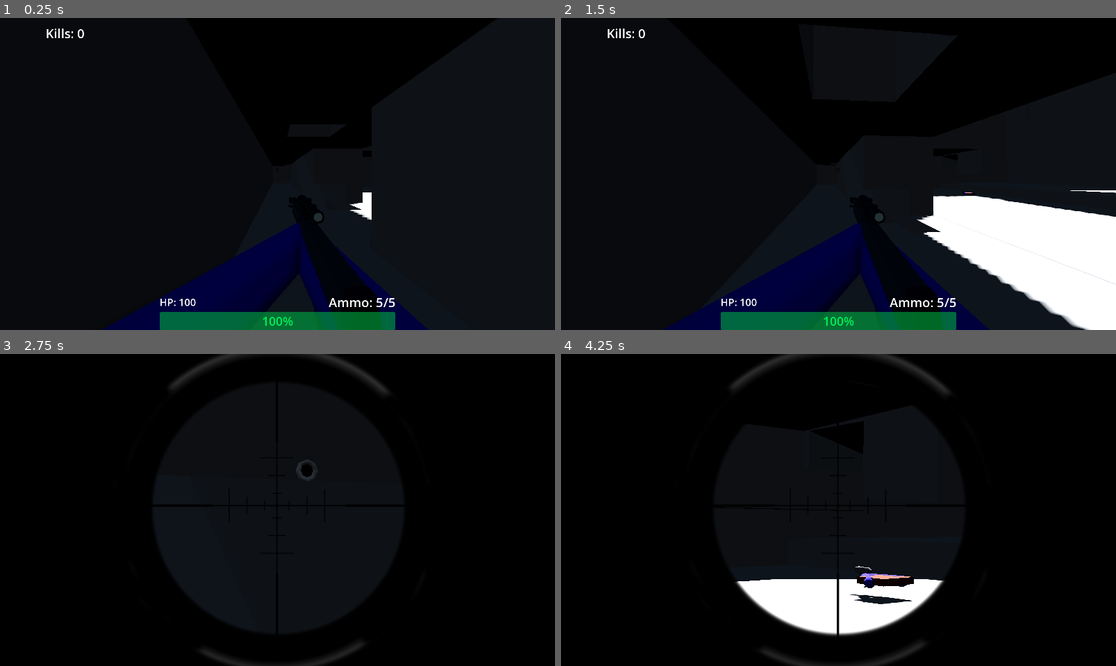
Above: before the commit, frames 1-4 (two rows, left to right).
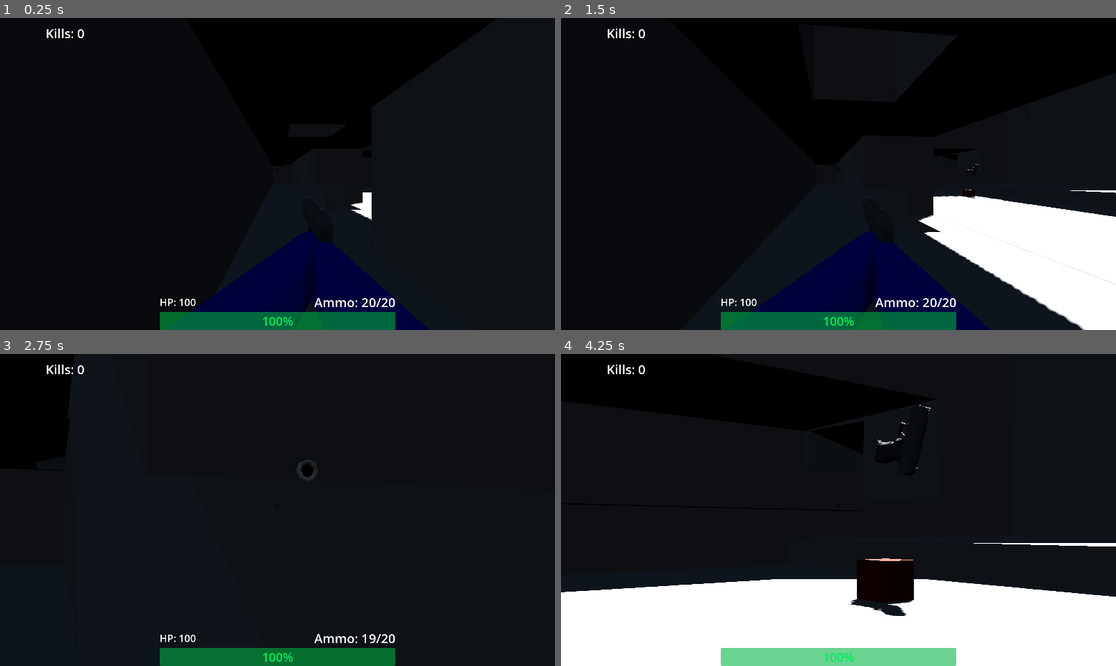
Above: after the commit, the same moments.

Repository: SaebyulH/multiplayer-game
Game: Godot game, scene res://game.tscn
The game is run twice, just before and just after one commit, with the same random seed, the same clock (stepped at 60 frames per second) and the same inputs. This scene is started directly instead of the project's main scene. A sky picture missing from this copy of the repository is replaced by a grey-blue gradient.
Inputs (mouse positions are in pixels of both pictures, inside the frame that each line leads up to):
- Up to frame 1 (0.25 s): no input
- Up to frame 2 (1.5 s): move the mouse to (866, 174) at 0.52 s; hold Right mouse button (ads) 0.53-1.28 s; hold W (forward) from 0.53 s (still down); tap Space (jump) at 0.77 s; move the mouse to (810, 174) at 1.27 s; right-click (810, 174) at 1.35 s
- Up to frame 3 (2.75 s): keep holding W (forward); tap Space (jump) at 1.52 s; move the mouse to (288, 503) at 2.02 s; press the mouse at (288, 503) at 2.03 s; right-click (288, 503) at 2.3 s
- Up to frame 4 (4.25 s): keep holding W (forward); move the mouse to (832, 516) at 2.77 s; release the mouse at (832, 516) at 2.78 s; tap Mouse wheel down (weapon_next) at 2.85 s; tap Space (jump) at 3.02, 3.77 s; right-click (832, 516) at 3.05 s; move the mouse to (877, 513) at 3.52 s; hold Mouse wheel up (weapon_prev) from 3.53 s (still down); right-click (877, 513) at 3.8 s; tap R (reload) at 4.15 s

The runs differ from the first frame. In frame 1, 5.1% of the frame differs, in the area x 18-78%, y 57-100%; in frame 2, 5.3%; in frame 3, 22%; in frame 4, 26%, in the area x 0-100%, y 0-100%.

Commit message:
fix crates

Diff:
--- a/Player.tscn
+++ b/Player.tscn
@@ -4,10 +4,8 @@
 [ext_resource type="AudioStream" uid="uid://lok0qio71yk6" path="res://Sniper_bazaarbargain_shoot.wav" id="2_e80uo"]
 [ext_resource type="PackedScene" uid="uid://d3a25xx4xrpd0" path="res://gun.tscn" id="2_tdg3f"]
 [ext_resource type="AudioStream" uid="uid://8iccnkcb310w" path="res://Hitsound.wav" id="3_cxr5p"]
-[ext_resource type="PackedScene" uid="uid://dgonpuubl7xqa" path="res://sniper.tscn" id="3_tdg3f"]
-[ext_resource type="PackedScene" uid="uid://dcwoh2ee3wly2" path="res://shotgun.tscn" id="4_dtqjt"]
+[ext_resource type="PackedScene" uid="uid://bjfq41rpthdls" path="res://bullet_hole.tscn" id="3_tdg3f"]
 [ext_resource type="AudioStream" uid="uid://cklt78jqh12d7" path="res://critical-hit-sounds-effect.mp3" id="4_tdg3f"]
-[ext_resource type="Texture2D" uid="uid://dlw180io6d8ie" path="res://pngimg.com - scope_PNG13017.png" id="5_5ncpa"]
 
 [sub_resource type="CapsuleShape3D" id="CapsuleShape3D_0rwas"]
 
@@ -59,7 +57,7 @@
 
 [node name="Player" type="CharacterBody3D" unique_id=1040195153 node_paths=PackedStringArray("guns")]
 script = ExtResource("1_xhfnw")
-guns = [NodePath("Head/GunSocket/Sniper"), NodePath("Head/GunSocket/Gun"), NodePath("Head/GunSocket/Shotgun")]
+guns = [NodePath("Head/GunSocket/Gun")]
 
 [node name="CollisionShape3D" type="CollisionShape3D" parent="." unique_id=2097299770]
 shape = SubResource("CapsuleShape3D_0rwas")
@@ -82,16 +80,14 @@
 [node name="GunSocket" type="Node3D" parent="Head" unique_id=1360289710]
 transform = Transform3D(0.9999999, 0, 0, 0, 1, 0, 0, 0, 1.0000001, 0, 0, 0)
 
-[node name="Sniper" parent="Head/GunSocket" unique_id=345758277 instance=ExtResource("3_tdg3f")]
-visible = false
-
 [node name="Gun" parent="Head/GunSocket" unique_id=235050932 instance=ExtResource("2_tdg3f")]
 transform = Transform3D(1, 0, 0, 0, 1, 0, 0, 0, 1, 0.0028017762, 0, 0.0015054939)
-visible = false
+damage = 10
 crit = 3.0
-
-[node name="Shotgun" parent="Head/GunSocket" unique_id=990368423 instance=ExtResource("4_dtqjt")]
-visible = false
+fire_rate = 0.08
+mag_size = 20
+reload_rate = 1.0
+bullet_hole_scene = ExtResource("3_tdg3f")
 
 [node name="CanvasLayer" type="CanvasLayer" parent="." unique_id=1728018687]
 
@@ -160,17 +156,6 @@
 theme_override_font_sizes/font_size = 44
 text = "Kills: 0"
 
-[node name="Scope" type="TextureRect" parent="CanvasLayer" unique_id=44254939]
-visible = false
-anchors_preset = 15
-anchor_right = 1.0
-anchor_bottom = 1.0
-grow_horizontal = 2
-grow_vertical = 2
-size_flags_horizontal = 3
-size_flags_vertical = 3
-texture = ExtResource("5_5ncpa")
-
 [node name="ShootSound" type="AudioStreamPlayer3D" parent="." unique_id=139818228]
 stream = ExtResource("2_e80uo")
 
--- a/gun.gd
+++ b/gun.gd
@@ -8,6 +8,9 @@
 @export var reload_rate = 1.0
 @export var bullet_hole_scene: PackedScene = preload("res://bullet_hole.tscn")
 @export var automatic = true
+
+@export var arms: Array[MeshInstance3D] = []
+
 
 var reload_time := 0.0
 var mag
@@ -25,6 +28,14 @@
 signal reload_started
 signal reload_finished
 signal reload_progress(value)
+
+func hide_arms():
+	for arm in arms:
+		arm.hide()
+
+func show_arms():
+	for arm in arms:
+		arm.show()
 
 func _ready() -> void:
 	mag = mag_size
--- a/gun.tscn
+++ b/gun.tscn
@@ -134,10 +134,11 @@
 &"shoot": SubResource("Animation_8iju2")
 }
 
-[node name="Gun" type="Node3D" unique_id=345758277]
+[node name="Gun" type="Node3D" unique_id=345758277 node_paths=PackedStringArray("arms")]
 script = ExtResource("1_xcl07")
 crit = 5.0
 automatic = false
+arms = [NodePath("Node3D/MeshInstance3D"), NodePath("Node3D/MeshInstance3D4")]
 
 [node name="Raycasts" type="Node3D" parent="." unique_id=832925510]
 
--- a/player.gd
+++ b/player.gd
@@ -193,7 +193,6 @@
 		return
 
 	camera.fov = 30 if ads else 90
-	$CanvasLayer/Scope.visible = ads
 	$Head/GunSocket.visible = not ads
 	movement_direction = get_movement_direction()
 
--- a/shotgun.tscn
+++ b/shotgun.tscn
@@ -135,13 +135,14 @@
 &"shoot": SubResource("Animation_7oeqp")
 }
 
-[node name="Shotgun" type="Node3D" unique_id=345758277]
+[node name="Shotgun" type="Node3D" unique_id=345758277 node_paths=PackedStringArray("arms")]
 script = ExtResource("1_5bb75")
 damage = 15
 fire_rate = 0.1
 mag_size = 2
 reload_rate = 1.2
 automatic = false
+arms = [NodePath("Double Deuce/MeshInstance3D"), NodePath("Double Deuce/MeshInstance3D4")]
 
 [node name="Raycasts" type="Node3D" parent="." unique_id=832925510]
 
--- a/sniper.tscn
+++ b/sniper.tscn
@@ -109,11 +109,12 @@
 &"shoot": SubResource("Animation_pyhkq")
 }
 
-[node name="Sniper" type="Node3D" unique_id=345758277]
+[node name="Sniper" type="Node3D" unique_id=345758277 node_paths=PackedStringArray("arms")]
 script = ExtResource("1_6jcko")
 damage = 55
 fire_rate = 1.0
 mag_size = 5
+arms = [NodePath("Leader _50/MeshInstance3D"), NodePath("Leader _50/MeshInstance3D4")]
 
 [node name="Raycasts" type="Node3D" parent="." unique_id=832925510]
 
--- a/weapon_crate.gd
+++ b/weapon_crate.gd
@@ -1,39 +1,72 @@
 extends StaticBody3D
 
 @export var weapon_scene: PackedScene
+@export var respawn_time := 10.0
+
 @onready var display_point: Node3D = $DisplayPoint
-
+@onready var claim_area: Area3D = $ClaimArea
+@onready var collision: CollisionShape3D = $CollisionShape3D
 
 var preview_weapon: Node3D = null
+var claimed := false
 
 
 func _ready() -> void:
 	if weapon_scene:
-		preview_weapon = weapon_scene.instantiate()
-		display_point.add_child(preview_weapon)
+		_spawn_preview()
+
+
+func _spawn_preview():
+	# clear old if exists
+	if preview_weapon:
+		preview_weapon.queue_free()
+
+	preview_weapon = weapon_scene.instantiate()
+	display_point.add_child(preview_weapon)
+	preview_weapon.visible = true
+	preview_weapon.scale = Vector3(3.0, 3.0, 3.0)
+	preview_weapon.hide_arms()
 
 
 func _on_claim_area_body_entered(body: Node3D) -> void:
+	if claimed:
+		return
+
 	if body is Player and weapon_scene:
+		claimed = true
+
 		var player := body as Player
 
-		# create new weapon
+		# give weapon
 		var new_weapon: Gun = weapon_scene.instantiate()
-
-		# IMPORTANT: put it in the gun socket, not root
 		player.gun_socket.add_child(new_weapon)
-
-		# hide it initially (equip_gun will show)
 		new_weapon.visible = false
 
-		# add to list
 		player.guns.append(new_weapon)
-
-		# 🔥 CONNECT SIGNALS
 		player._connect_gun(new_weapon)
-
-		# equip it (last index)
 		player.equip_gun(player.guns.size() - 1)
 
-		# remove crate
-		queue_free()
+		# disable crate
+		_disable_crate()
+
+		# respawn timer
+		await get_tree().create_timer(respawn_time).timeout
+
+		_respawn()
+
+
+func _disable_crate():
+	if preview_weapon:
+		preview_weapon.visible = false
+
+	claim_area.monitoring = false
+	collision.disabled = true
+
+
+func _respawn():
+	claimed = false
+
+	_spawn_preview()
+
+	claim_area.monitoring = true
+	collision.disabled = false
--- a/weapon_crate.tscn
+++ b/weapon_crate.tscn
@@ -1,16 +1,16 @@
-[gd_scene format=3 uid="uid://d4muho47bxamc"]
+[gd_scene format=3 uid="uid://bg3yvptu2ojlf"]
 
 [ext_resource type="Script" uid="uid://ynntby6prk0k" path="res://weapon_crate.gd" id="1_hcfla"]
 
 [sub_resource type="BoxShape3D" id="BoxShape3D_hcfla"]
 
 [sub_resource type="BoxMesh" id="BoxMesh_44u3b"]
-size = Vector3(1, 0.17, 1)
 
 [sub_resource type="StandardMaterial3D" id="StandardMaterial3D_44u3b"]
 albedo_color = Color(0.29948267, 0.13123685, 0.054370724, 1)
 
 [sub_resource type="BoxShape3D" id="BoxShape3D_44u3b"]
+size = Vector3(1, 1.3165283, 1)
 
 [node name="WeaponCrate" type="StaticBody3D" unique_id=1565253267]
 script = ExtResource("1_hcfla")
@@ -26,10 +26,10 @@
 [node name="ClaimArea" type="Area3D" parent="." unique_id=119077444]
 
 [node name="CollisionShape3D" type="CollisionShape3D" parent="ClaimArea" unique_id=2140383766]
-transform = Transform3D(1.3295387, 0, 0, 0, 1.3295387, 0, 0, 0, 1.3295387, 0, 0, 0)
+transform = Transform3D(1.3295387, 0, 0, 0, 1.3295387, 0, 0, 0, 1.3295387, 0, 0.21041833, 0)
 shape = SubResource("BoxShape3D_44u3b")
 
 [node name="DisplayPoint" type="Node3D" parent="." unique_id=791348385]
-transform = Transform3D(1, 0, 0, 0, 1, 0, 0, 0, 1, 0, 0.1411162, 0)
+transform = Transform3D(1, 0, 0, 0, -0.30976385, -0.95081353, 0, 0.95081353, -0.30976385, 0, -0.52945554, 0)
 
 [connection signal="body_entered" from="ClaimArea" to="." method="_on_claim_area_body_entered"]
